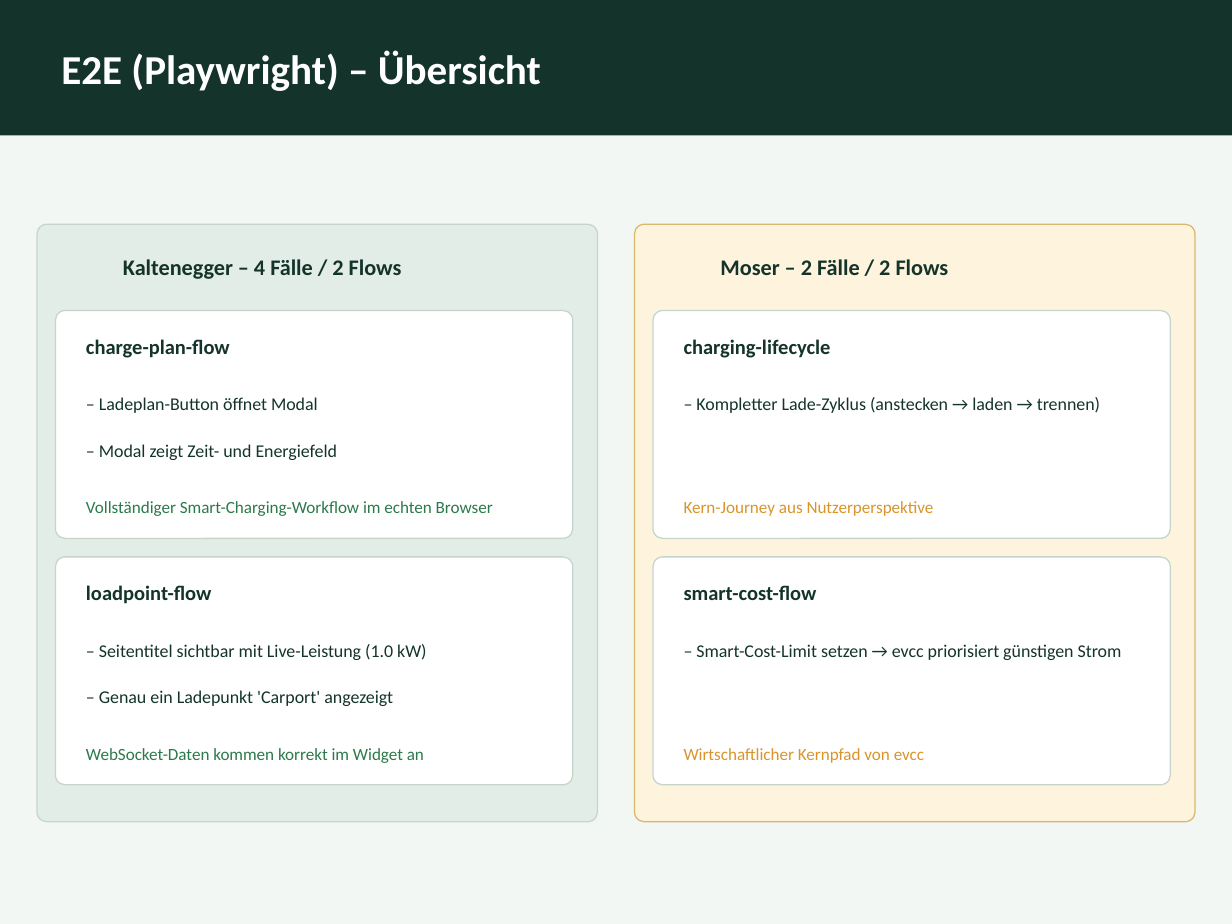
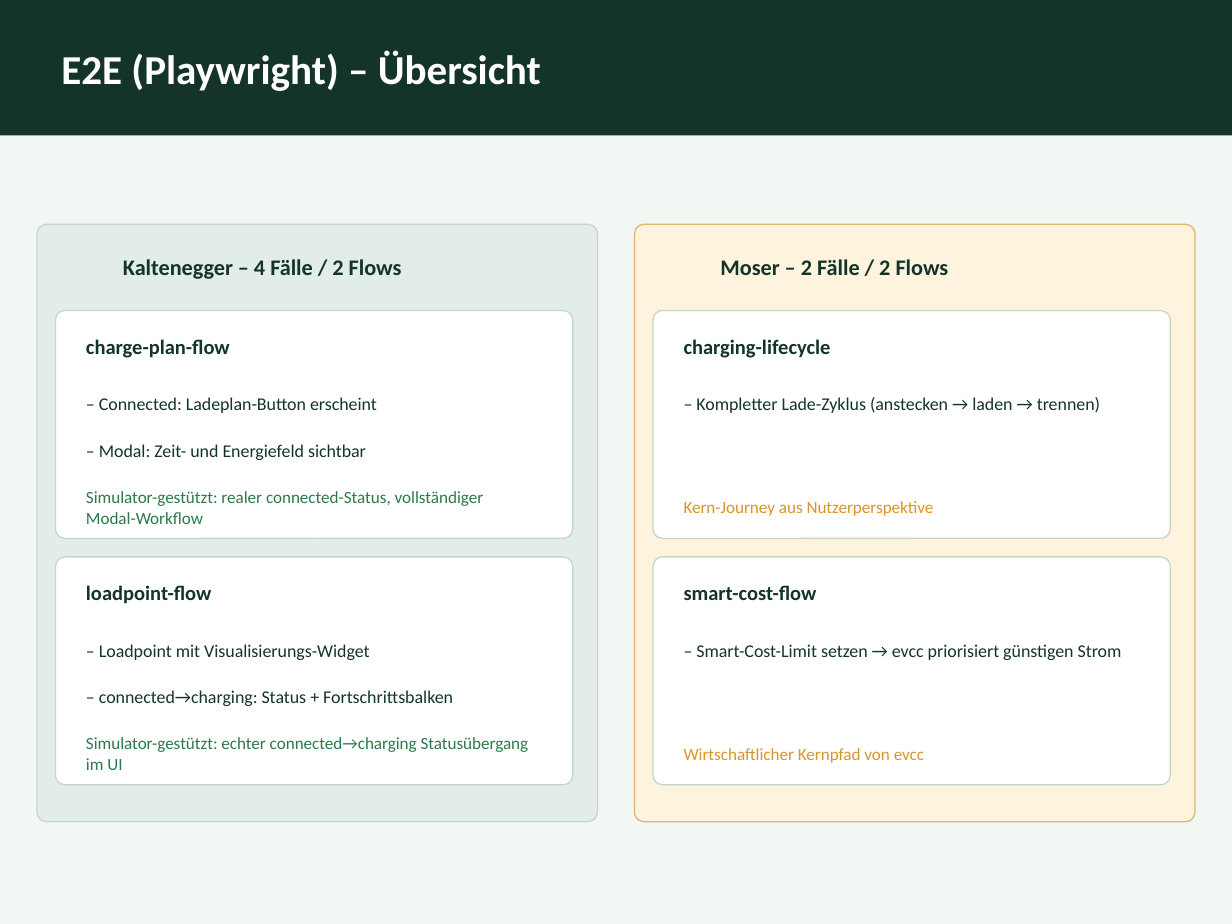
Before and after one commit to moserseb123/evcc, a slide deck: slide 10 of WAT4/kalt/PRESENTATION.pptx. Drawn at 1232x924 pixels with LibreOffice and Linux fonts; fonts in the diff are those of the drawing. Boxes give left, top, right and bottom in pixels: in the first picture for what was removed or moved away, otherwise in the second. Text is boxed around its words. In the diff, an @@ line names an element or a change of style, - is before the commit and + after.

```diff
--- a/WAT4/kalt/PRESENTATION.pptx
+++ b/WAT4/kalt/PRESENTATION.pptx
@@ text at [99,397,377,413]: text changed @@
-– Ladeplan-Button öffnet Modal
+– Connected: Ladeplan-Button erscheint
@@ text at [99,444,366,460]: text changed @@
-– Modal zeigt Zeit- und Energiefeld
+– Modal: Zeit- und Energiefeld sichtbar
@@ text at [86,491,484,524]: text changed @@
-Vollständiger Smart-Charging-Workflow im echten Browser
+Simulator-gestützt: realer connected-Status, vollständiger Modal-Workflow
@@ text at [99,644,369,660]: text changed @@
-– Seitentitel sichtbar mit Live-Leistung (1.0 kW)
+– Loadpoint mit Visualisierungs-Widget
@@ text at [99,690,453,706]: text changed @@
-– Genau ein Ladepunkt 'Carport' angezeigt
+– connected→charging: Status + Fortschrittsbalken
@@ text at [86,737,529,770]: text changed @@
-WebSocket-Daten kommen korrekt im Widget an
+Simulator-gestützt: echter connected→charging Statusübergang im UI
```
Also in this commit, not shown: 9 other slides changed, 21 other files.
